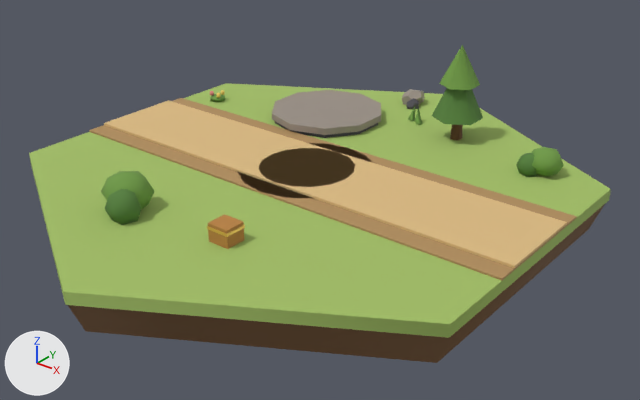
What one commit did to the glTF model assets/tiles/tile_supplyRoad.glb.
Before and after are seen from a 50 mm lens placed at (1.761, -2.13, 1.225), pointed at (0.09, -0.042, -0.069). Arrows for +X, +Y and +Z are at lower left; the lights stay in place. The first picture is the older version. Where no turn or scale is listed for an object, it has been applied to the vertices. Vertices at exactly the same position are counted once.

In view in the first picture: 'deco_bush_0_a', 'deco_bush_0_b', 'deco_bush_5_a', 'deco_bush_5_b', 'deco_flowers_1_leaf', 'deco_stone_2_a', 'deco_stone_2_b', 'deco_tree_3_crown', 'deco_tree_3_crown_b', 'ground', 'ground_soil', 'road_surface_0', 'road_surface_3', 'road_verge_0', 'road_verge_3', 'tower_slot_1_plate' and 8 more.
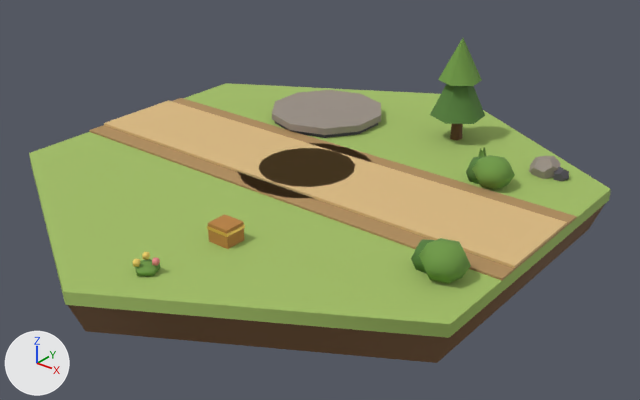
Where the newer file only moved an object's origin or applied its transform, the numbers keep the older frame.

Boxes (x1, y1, x2, y2) around the edits, measured in the pictures (640 x 400 px):
'deco_bush_0_a', moved, turned, rescaled
    before: (101, 171, 155, 209)
    after: (419, 238, 471, 283)
'deco_bush_5_a', moved, turned, rescaled
    before: (531, 147, 564, 177)
    after: (472, 155, 515, 189)
'deco_tree_3_crown_b', reshaped (7% wider, 7% taller)
    before: (439, 45, 480, 90)
    after: (438, 38, 482, 86)
'deco_bush_0_b', moved, turned, rescaled
    before: (105, 189, 141, 225)
    after: (411, 239, 435, 274)
'deco_stone_2_a', moved, turned, rescaled
    before: (402, 89, 425, 105)
    after: (529, 156, 560, 179)
'deco_bush_5_b', moved, turned, rescaled
    before: (516, 153, 538, 177)
    after: (466, 157, 482, 184)
'deco_flowers_1_leaf', reshaped
    before: (210, 94, 225, 102)
    after: (135, 259, 160, 276)
'deco_stone_2_b', moved, turned, rescaled
    before: (407, 98, 419, 110)
    after: (553, 167, 569, 181)

The change, as a list of edits to the scene's bpy script:
```text
Change me_mesh_12:
    remove me_mesh_12.from_pydata(...)  # 28 vertices, 36 faces; spans x -0.078..0.078, y -0.081..0.081, z -0.066..0.066
    add me_mesh_12.from_pydata(...)  # 28 vertices, 36 faces; spans x 0.909..1.047, y 0.184..0.323, z -0.065..0.05
    me_mesh_12 part 1: the whole mesh is turned -145.4 degrees about the z axis through its middle and scaled by 0.871, then moved by (0.978, 0.253, -0.008)
Change me_mesh_13:
    remove me_mesh_13.from_pydata(...)  # 24 vertices, 30 faces; spans x -0.0556..0.0563, y -0.0482..0.0588, z -0.0588..0.0588
    add me_mesh_13.from_pydata(...)  # 24 vertices, 30 faces; spans x 0.8279..0.9252, y 0.2791..0.3729, z -0.0566..0.0459
    me_mesh_13 part 2: the whole mesh is turned -145.4 degrees about the z axis through its middle and scaled by 0.871, then moved by (0.878, 0.3125, -0.0053)
Change me_mesh_14:
    remove me_mesh_14.from_pydata(...)  # 18 vertices, 20 faces; spans x -0.0309..0.0278, y -0.0279..0.0308, z -0.0144..0.0144
    add me_mesh_14.from_pydata(...)  # 18 vertices, 20 faces; spans x 0.794..0.862, y -1.1473..-1.0812, z -0.0165..0.0165
    me_mesh_14 part 3: 18 of 18 vertices moved; they spanned x -0.0309..0.0278, y -0.0279..0.0308, z -0.0144..0.0144 and now span x 0.794..0.862, y -1.1473..-1.0812, z -0.0165..0.0165; mean shift (0.8345, -1.1131, -0.0005)
Change me_mesh_18:
    remove me_mesh_18.from_pydata(...)  # 20 vertices, 36 faces; spans x -0.047..0.047, y -0.0432..0.0432, z -0.0357..0.0357
    add me_mesh_18.from_pydata(...)  # 20 vertices, 36 faces; spans x 0.6813..0.7877, y -0.3657..-0.2683, z -0.0364..0.0387
    me_mesh_18 part 4: the whole mesh is turned 58.5 degrees about the z axis through its middle and scaled by 1.05, then moved by (0.7345, -0.317, 0.0011)
Change me_mesh_19:
    remove me_mesh_19.from_pydata(...)  # 20 vertices, 36 faces; spans x -0.0263..0.0263, y -0.0276..0.0276, z -0.0265..0.0265
    add me_mesh_19.from_pydata(...)  # 20 vertices, 36 faces; spans x 0.7343..0.7938, y -0.2948..-0.244, z -0.0278..0.0278
    me_mesh_19 part 5: the whole mesh is turned 58.5 degrees about the z axis through its middle and scaled by 1.05, then moved by (0.764, -0.2694, 0.0)
Change me_mesh_22:
    remove me_mesh_22.from_pydata(...)  # 9 vertices, 12 faces; spans x -0.0642..0.0642, y -0.0729..0.0729, z -0.0729..0.0729
    add me_mesh_22.from_pydata(...)  # 9 vertices, 12 faces; spans x -0.0716..0.0716, y -0.078..0.078, z -0.0573..0.0995
    me_mesh_22 part 6
    me_mesh_22.vertices[0].co: (0.0, 0.0, 0.0729) -> (0.0, 0.0, 0.0995)  # pixel (462, 44) -> pixel (463, 37)
    me_mesh_22.vertices[1].co: (0.0621, 0.0383, -0.0729) -> (-0.0082, 0.078, -0.0573)  # pixel (480, 84) -> not seen
    me_mesh_22.vertices[2].co: (-0.0021, 0.0729, -0.0729) -> (-0.0716, 0.0319, -0.0573)
    me_mesh_22.vertices[3].co: (-0.0642, 0.0346, -0.0729) -> (-0.0634, -0.0461, -0.0573)  # not seen -> pixel (437, 79)
    me_mesh_22.vertices[4].co: (-0.0621, -0.0383, -0.0729) -> (0.0082, -0.078, -0.0573)  # pixel (439, 83) -> pixel (450, 85)
    me_mesh_22.vertices[5].co: (0.0021, -0.0729, -0.0729) -> (0.0716, -0.0319, -0.0573)  # pixel (449, 89) -> pixel (472, 86)
    me_mesh_22.vertices[6].co: (0.0642, -0.0346, -0.0729) -> (0.0634, 0.0461, -0.0573)  # pixel (470, 90) -> pixel (481, 80)
    me_mesh_22.vertices[7].co: (0.0621, 0.0383, -0.0729) -> (-0.0082, 0.078, -0.0573)  # pixel (480, 84) -> not seen
    me_mesh_22.vertices[8].co: (0.0, 0.0, -0.0729) -> (0.0, 0.0, -0.0573)
Change me_mesh_26:
    remove me_mesh_26.from_pydata(...)  # 28 vertices, 36 faces; spans x -0.0616..0.0616, y -0.0579..0.0579, z -0.0498..0.0498
    add me_mesh_26.from_pydata(...)  # 28 vertices, 36 faces; spans x -0.1556..-0.0223, y -0.2649..-0.1289, z -0.0505..0.0611
    me_mesh_26 part 7: the whole mesh is turned -51.4 degrees about the z axis through its middle and scaled by 1.12, then moved by (-0.089, -0.1969, 0.0053)
Change me_mesh_27:
    remove me_mesh_27.from_pydata(...)  # 24 vertices, 30 faces; spans x -0.0375..0.0444, y -0.0431..0.0414, z -0.0445..0.0445
    add me_mesh_27.from_pydata(...)  # 24 vertices, 30 faces; spans x -0.1514..-0.0566, y -0.1922..-0.1016, z -0.0461..0.0536
    me_mesh_27 part 8: the whole mesh is turned -51.4 degrees about the z axis through its middle and scaled by 1.12, then moved by (-0.106, -0.1542, 0.0037)
```
